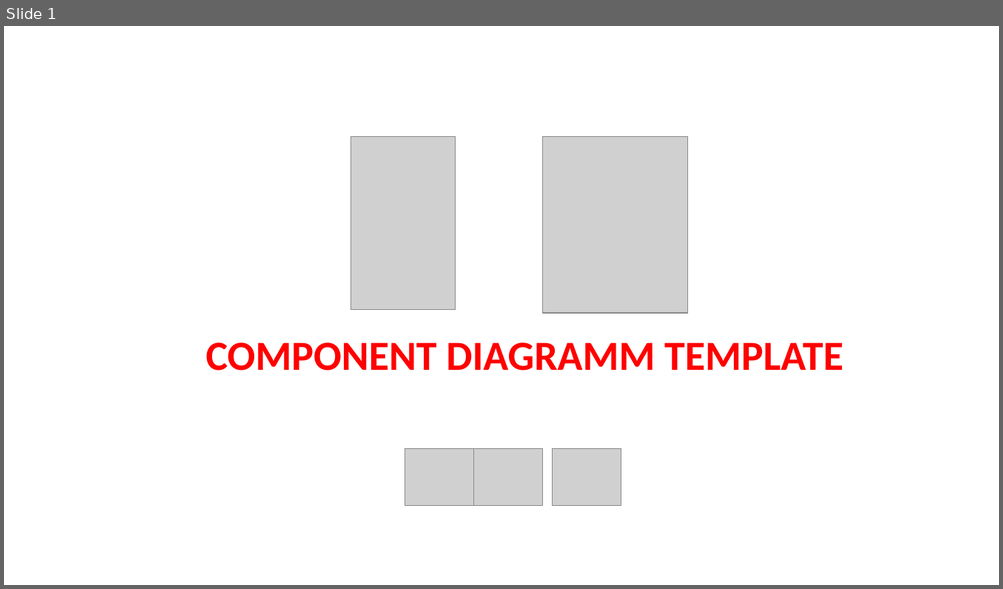
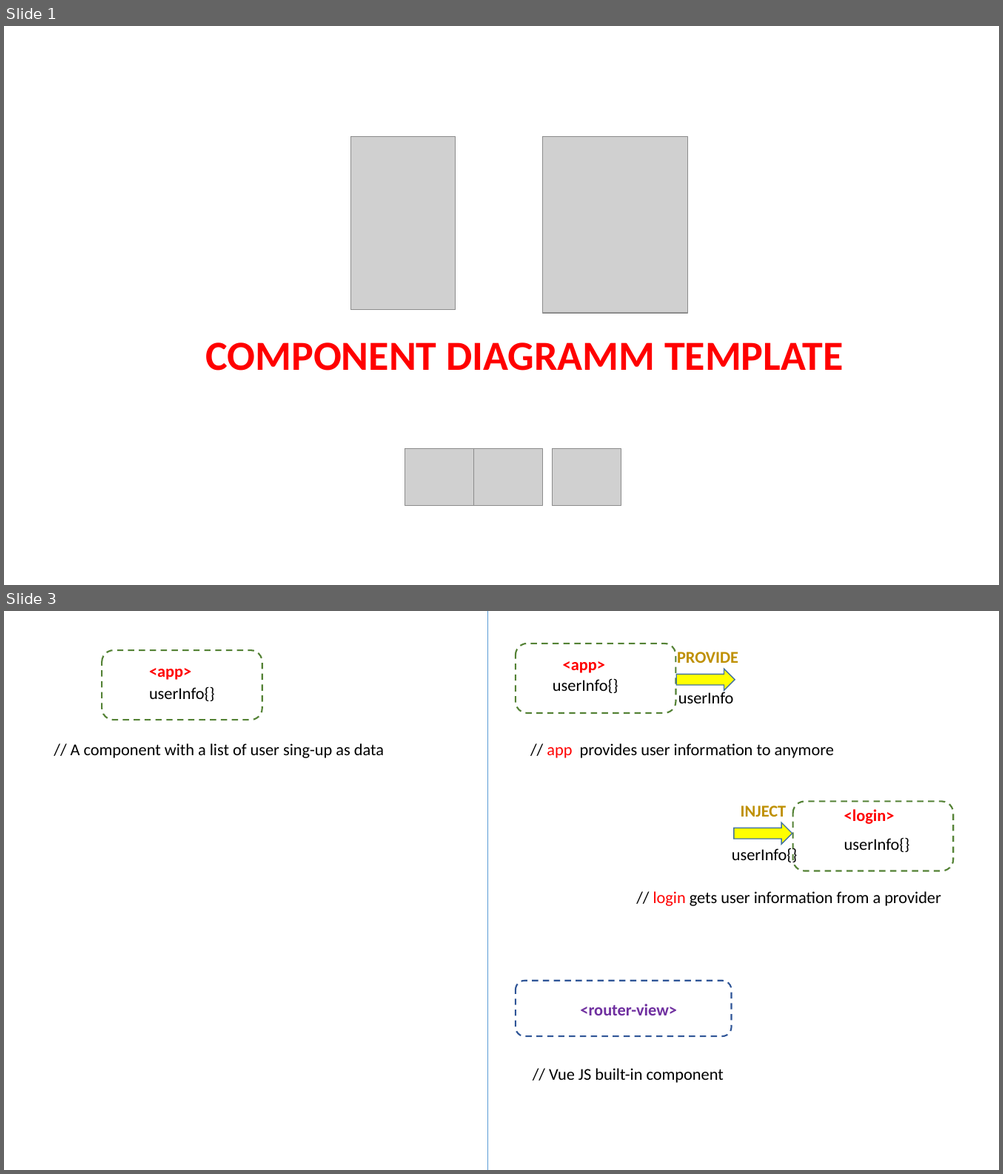
Before and after one commit to pnc-virtual-company/2021-G6-V2-PART1, a slide deck: docs/COMPONENT-DIAGRAM.pptx. Shown one above the other, each under a label of ours: slide 1 before the commit, slides 1 and 3 after it; the slides between them are not shown. The pictures are 1003x589 and 1003x1174 pixels, drawn with LibreOffice and Linux fonts; fonts in the diff are those of the drawing; grey boxes stand for pictures. Boxes give left, top, right and bottom in pixels: in the first picture for what was removed or moved away, otherwise in the second. Text is boxed around its words. In the diff, an @@ line names an element or a change of style, - is before the commit and + after.

Commit message:
#4 Update CD

```diff
--- a/docs/COMPONENT-DIAGRAM.pptx
+++ b/docs/COMPONENT-DIAGRAM.pptx
@@ slide 3 added at <box>4,611,999,1170</box>, background #FFFFFF @@
@@ line added from (487, 611) to (487, 1170), #5B9BD5 0.5 pt @@
@@ rounded rectangle added at <box>102,650,262,720</box>, outline #548235 1.5 pt dashed @@
@@ rounded rectangle added at <box>515,644,675,713</box>, outline #548235 1.5 pt dashed @@
@@ text added at <box>677,652,738,663</box>, 16 pt, text #BF9000, bold @@
+PROVIDE
@@ text added at <box>149,668,191,680</box>, 16 pt, text #FF0000, bold @@
+<app>
@@ text added at <box>563,661,605,673</box>, 16 pt, text #FF0000, bold @@
+<app>
@@ right arrow added at <box>676,669,734,691</box>, fill #FFFF00, outline #43739E 1 pt @@
@@ text added at <box>149,687,215,701</box>, 16 pt, text #000000 @@
+userInfo{}
@@ text added at <box>552,679,618,693</box>, 16 pt, text #000000 @@
+userInfo{}
@@ text added at <box>678,689,734,703</box>, 16 pt, text #000000 @@
+userInfo
@@ text added at <box>71,743,384,758</box>, 16 pt, text #000000 @@
+// A component with a list of user sing-up as data
@@ text added at <box>546,743,834,758</box>, 16 pt, text #000000 @@
+// app provides user information to anymore
@@ text added at <box>740,806,786,817</box>, 16 pt, text #BF9000, bold @@
+INJECT
@@ rounded rectangle added at <box>793,801,953,871</box>, outline #548235 1.5 pt dashed @@
@@ text added at <box>844,809,894,824</box>, 16 pt, text #FF0000, bold @@
+<login>
@@ right arrow added at <box>734,823,792,845</box>, fill #FFFF00, outline #43739E 1 pt @@
@@ text added at <box>731,846,797,863</box>, 16 pt, text #000000 @@
+userInfo{}
@@ text added at <box>844,837,910,852</box>, 16 pt, text #000000 @@
+userInfo{}
@@ text added at <box>653,891,941,906</box>, 16 pt, text #000000 @@
+// login gets user information from a provider
@@ rounded rectangle added at <box>515,981,731,1037</box>, outline #2F5597 1.5 pt dashed @@
@@ text added at <box>580,1004,677,1016</box>, 16 pt, text #7030A0, bold @@
+<router-view>
@@ text added at <box>549,1068,723,1083</box>, 16 pt, text #000000 @@
+// Vue JS built-in component
```
Also in this commit, not shown: 1 other slide added, 1 slide removed.
